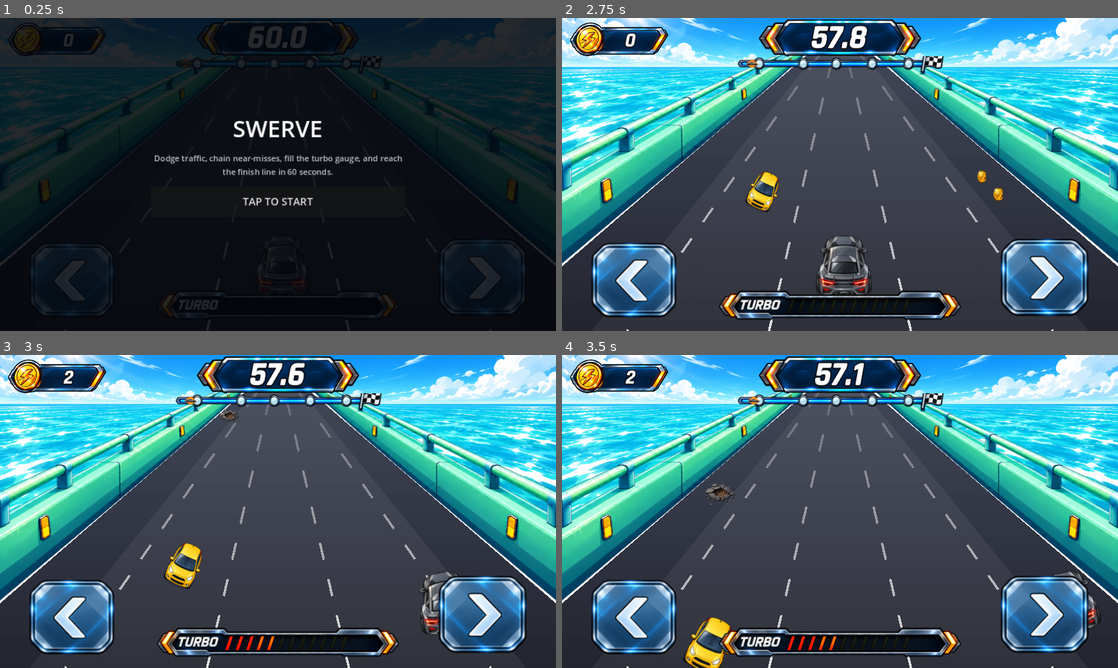
Above: before the commit, frames 1-4 (two rows, left to right).
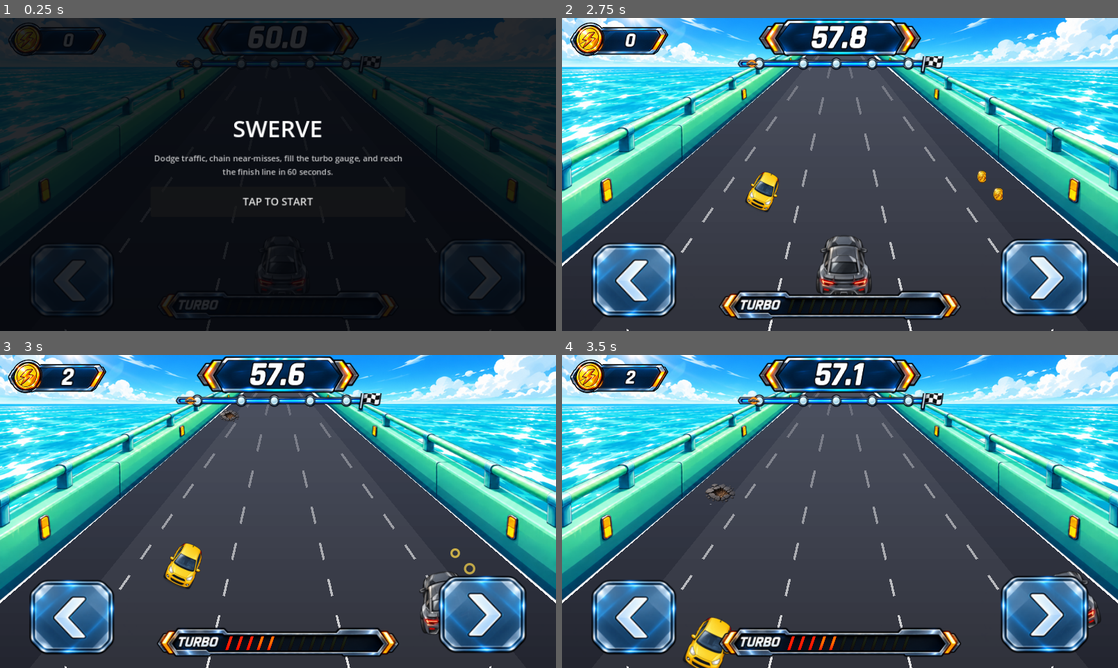
Above: after the commit, the same moments.

Repository: kjs8806/swerve
Game: Godot game, scene res://scenes/Main.tscn
The game is run twice, just before and just after one commit, with the same random seed, the same clock (stepped at 60 frames per second) and the same inputs.
Inputs (mouse positions are in pixels of both pictures, inside the frame that each line leads up to):
- Up to frame 1 (0.25 s): no input
- Up to frame 2 (2.75 s): click "TAP TO START" at 0.5 s; click (634, 277) at 1.25 s; click (1045, 277) at 2 s
- Up to frame 3 (3 s): tap Enter at 2.75, 2.85 s; hold Right from 2.78 s (still down)
- Up to frame 4 (3.5 s): keep holding Right; tap Space at 3.02, 3.05, 3.32 s

Frames 1-2 are identical in both runs. In frame 3, 0.2% of the frame differs, in the area x 10-86%, y 3-71%; in frame 4, nothing differs.

Commit message:
Add coin collection feedback: HUD counter punch + pickup sparkle
Coin pickup previously updated the counter and turbo gauge silently
with no visual acknowledgement of the pickup itself - a real gap
against the charter's "coin collection feedback" item. No dedicated
sparkle asset exists yet, so this stays procedural (coin.png's own
glow/spin is the approved baseline look this supplements):

- coin_label scales up to COIN_PUNCH_SCALE and eases back down over
  COIN_PUNCH_DURATION on every pickup (pivot centered on the label so
  it punches in place rather than drifting).
- A brief gold ring expands and fades at the exact pickup point
  (lane/p converted to screen space at the moment of collection) over
  COIN_PICKUP_FX_DURATION.

Verified headlessly (Godot 4.3, Xvfb + opengl3): scripted SceneTree
harness forced a pickup and asserted coins/coin_punch_t/coin_pickups
all trigger correctly and fully decay back to zero/empty within a
bounded frame count, with zero engine/script errors; also captured a
rendered screenshot at the pickup frame confirming the counter and
sparkle are visible without obscuring the road or car.

Co-Authored-By: Claude Sonnet 5 <noreply@anthropic.com>
Claude-Session: https://claude.ai/code/session_01QqagUjceaYyhY4xqvSyKnT

Diff:
--- a/godot/scripts/Race.gd
+++ b/godot/scripts/Race.gd
@@ -44,6 +44,12 @@
 const TURBO_RING_DURATION := 0.5
 const SPEED_LINE_ALPHA := 0.55
 const SPEED_LINE_PULSE_SPEED := 3.0
+
+# Coin pickup feedback: a quick punch on the HUD counter plus a brief
+# in-world sparkle at the exact pickup point.
+const COIN_PUNCH_DURATION := 0.18
+const COIN_PUNCH_SCALE := 1.35
+const COIN_PICKUP_FX_DURATION := 0.3
 
 const TEX_BACKGROUND := preload("res://assets/environment/ocean-sky.png")
 const TEX_GUARDRAILS := preload("res://assets/environment/guardrails.png")
@@ -92,6 +98,8 @@
 var shake_t: float = 0.0
 var turbo_ring_t: float = 0.0
 var turbo_flash_t: float = 0.0
+var coin_punch_t: float = 0.0
+var coin_pickups: Array = []
 var obstacles: Array = []
 var coins_list: Array = []
 var obstacle_timer: float = 0.0
@@ -224,6 +232,8 @@
 	shake_t = 0.0
 	turbo_ring_t = 0.0
 	turbo_flash_t = 0.0
+	coin_punch_t = 0.0
+	coin_pickups.clear()
 	position = Vector2.ZERO
 	obstacles.clear()
 	coins_list.clear()
@@ -406,6 +416,12 @@
 		if c["lane"] == player_lane and c["p"] >= DANGER_ZONE_START and c["p"] < COLLIDE_AT + 0.05:
 			c["collected"] = true
 			coins += 1
+			coin_punch_t = COIN_PUNCH_DURATION
+			coin_pickups.append({
+				"pos": Vector2(lane_x(c["lane"], c["p"]), row_y(c["p"])),
+				"scale": scale_at(c["p"]),
+				"t": COIN_PICKUP_FX_DURATION,
+			})
 			if not is_turbo:
 				turbo_gauge = minf(TURBO_GAUGE_MAX, turbo_gauge + TURBO_GAIN_PER_COIN)
 				if turbo_gauge >= TURBO_GAUGE_MAX:
@@ -447,6 +463,11 @@
 		turbo_ring_t = maxf(0.0, turbo_ring_t - dt)
 	if turbo_flash_t > 0.0:
 		turbo_flash_t = maxf(0.0, turbo_flash_t - dt)
+	if coin_punch_t > 0.0:
+		coin_punch_t = maxf(0.0, coin_punch_t - dt)
+	for fx in coin_pickups:
+		fx["t"] -= dt
+	coin_pickups = coin_pickups.filter(func(fx): return fx["t"] > 0.0)
 
 	# Camera shake only ever offsets this Node2D, never the HUD (a separate
 	# CanvasLayer, immune to its parent's 2D transform) - so it can never
@@ -497,6 +518,9 @@
 	timer_mat.set_shader_parameter("color_mid", timer_grad[1])
 	timer_mat.set_shader_parameter("color_bottom", timer_grad[2])
 	coin_label.text = "%d" % coins
+	coin_label.pivot_offset = coin_label.size * 0.5
+	var coin_punch_frac: float = coin_punch_t / COIN_PUNCH_DURATION
+	coin_label.scale = Vector2.ONE * (1.0 + (COIN_PUNCH_SCALE - 1.0) * coin_punch_frac)
 	combo_label.text = "%dx" % combo
 	combo_panel.visible = combo > 0
 
@@ -567,6 +591,9 @@
 	draw_items.sort_custom(func(a, b): return a["p"] < b["p"])
 	for item in draw_items:
 		item["cb"].call()
+
+	for fx in coin_pickups:
+		_draw_coin_pickup_fx(fx)
 
 	if turbo_ring_t > 0.0:
 		_draw_turbo_ring(px, py)
@@ -705,6 +732,16 @@
 	draw_texture_rect(TEX_COIN, Rect2(pos - size * 0.5, size), false)
 
 
+# Quick gold ring expanding from the exact pickup point - no dedicated
+# coin-sparkle asset exists yet, so this stays procedural (see coin.png's
+# own glow/spin for the baseline "approved" coin look this supplements).
+func _draw_coin_pickup_fx(fx: Dictionary) -> void:
+	var t: float = 1.0 - fx["t"] / COIN_PICKUP_FX_DURATION
+	var radius: float = lerp(4.0, 26.0, t) * fx["scale"]
+	var alpha: float = 1.0 - t
+	draw_arc(fx["pos"], radius, 0.0, TAU, 20, Color(1.0, 0.85, 0.3, alpha * 0.9), 3.0 * fx["scale"], true)
+
+
 func _draw_finish_tape(p: float) -> void:
 	var y := row_y(p)
 	var scale := scale_at(p)
